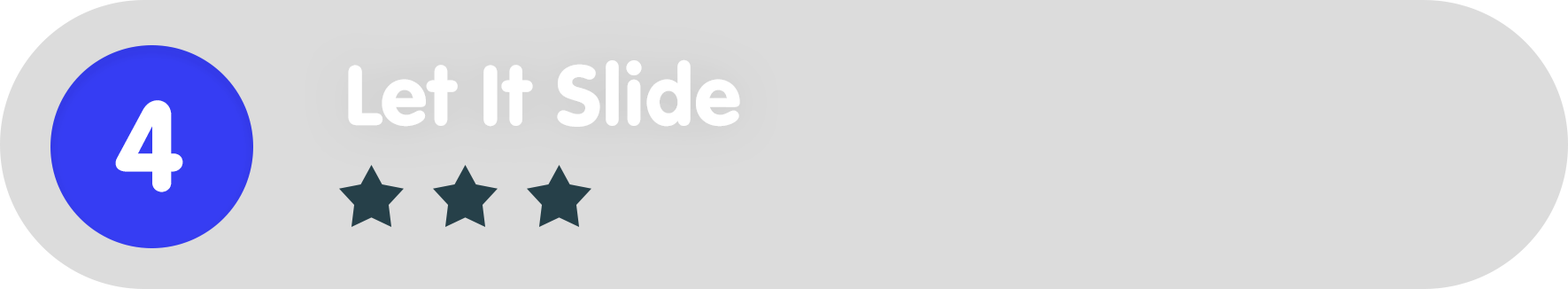
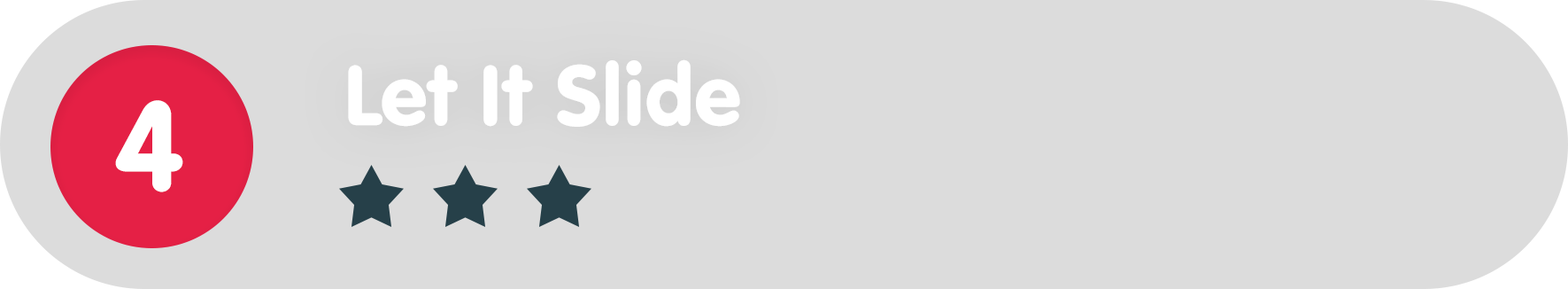
Two versions of the same layered image (1568px x 289px). Layer-by-layer changes:
painted on "Ellipse_green" over <box>50,45,254,248</box>
